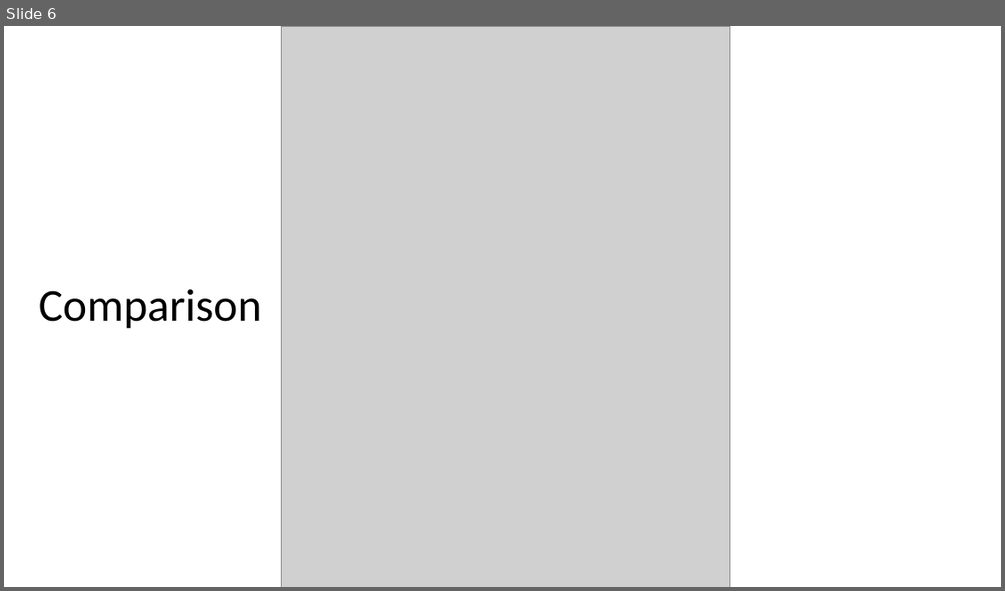
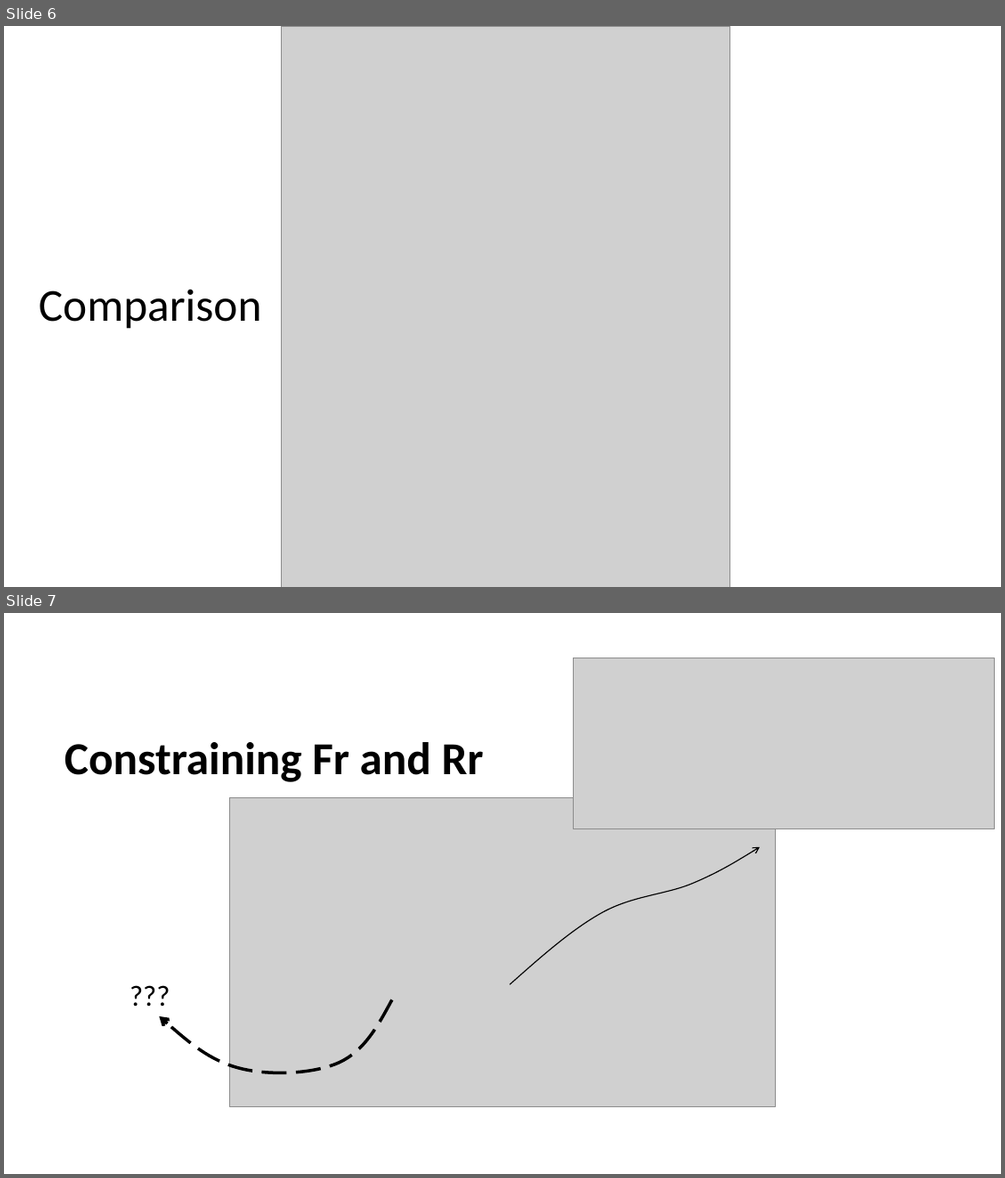
Before and after one commit to datuadiatma/avila_etal_2022, a slide deck: Progress ppt/sea level inversion.pptx. Shown one above the other, each under a label of ours: slide 6 before the commit, slides 6 and 7 after it. The pictures are 1005x591 and 1005x1178 pixels, drawn with LibreOffice and Linux fonts; fonts in the diff are those of the drawing; grey boxes stand for pictures. Boxes give left, top, right and bottom in pixels: in the first picture for what was removed or moved away, otherwise in the second. Text is boxed around its words. In the diff, an @@ line names an element or a change of style, - is before the commit and + after.

```diff
--- a/Progress ppt/sea level inversion.pptx
+++ b/Progress ppt/sea level inversion.pptx
@@ slide 7 added at [4, 613, 1001, 1174], background #FFFFFF @@
@@ picture added at [573, 657, 995, 829] @@
@@ title added at [65, 742, 484, 782], 44 pt, text #000000, bold @@
+Constraining Fr and Rr
@@ picture added at [230, 798, 775, 1107] @@
@@ freeform shape added at [510, 847, 760, 985], outline #000000 1 pt @@
@@ text added at [122, 973, 178, 1016], 28 pt, text #000000 @@
+???
@@ freeform shape added at [160, 999, 392, 1073], outline #000000 3 pt dashed @@
```
Also in this commit, not shown: 8 other slides added, 17 other files.
